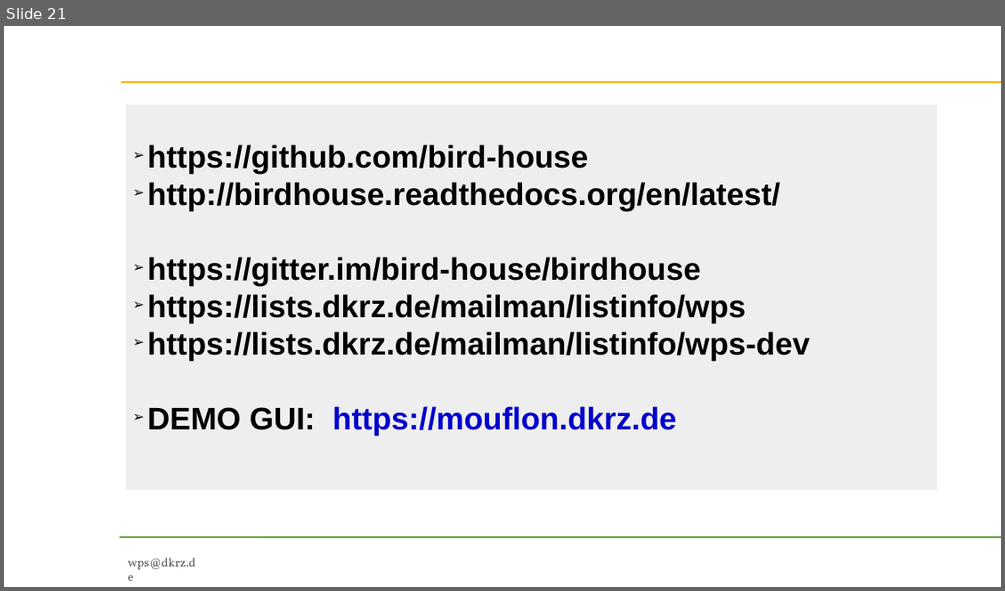
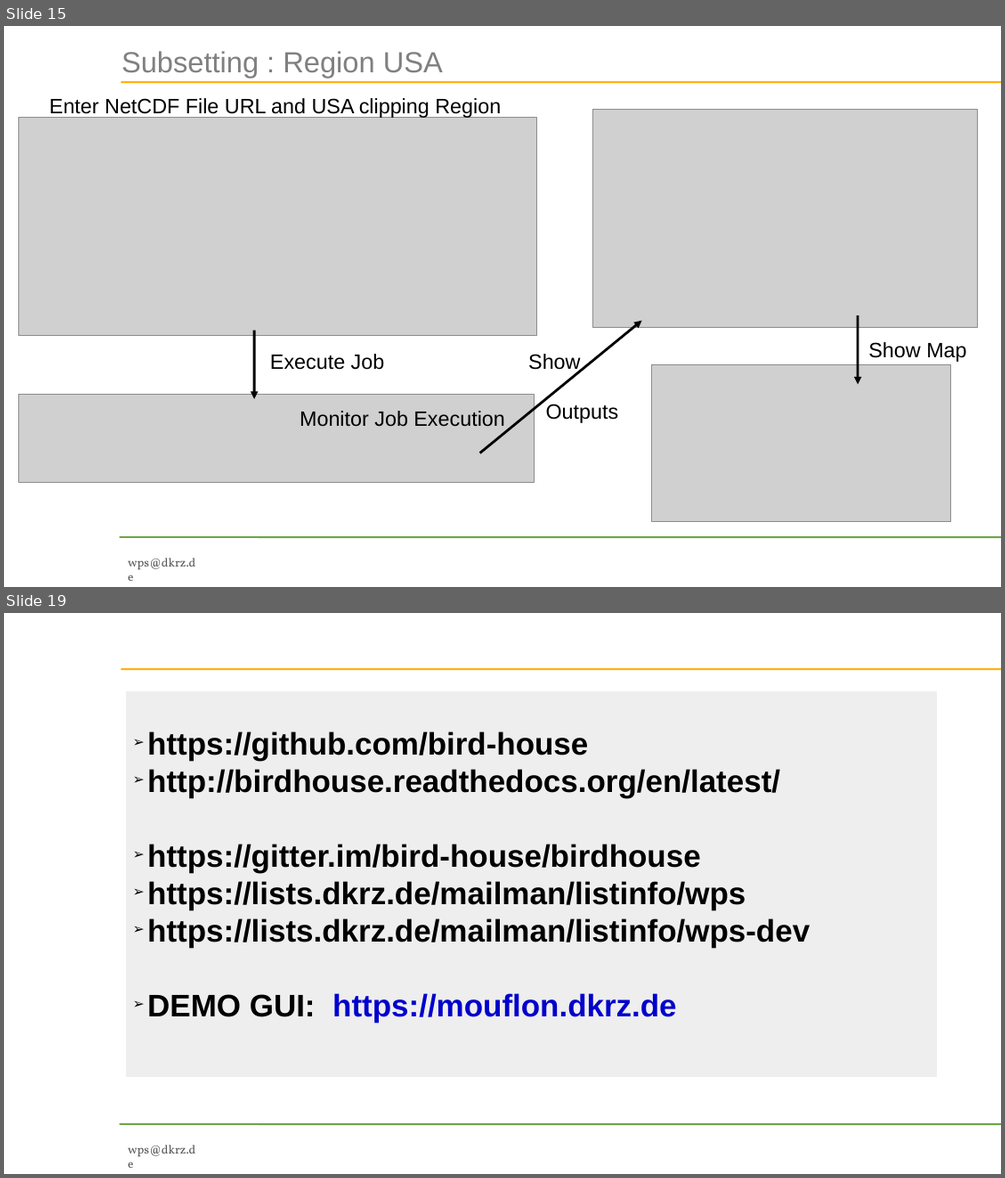
Before and after one commit to bird-house/birdhouse-docs, a slide deck: slides/birdhouse-esgf-f2f-2016/birdhouse-esgf-f2f-2016.odp. Shown one above the other, each under a label of ours: slide 21 before the commit, slides 15 and 19 after it; the slides between them are not shown. The pictures are 1005x591 and 1005x1178 pixels, drawn with LibreOffice and Linux fonts; fonts in the diff are those of the drawing; grey boxes stand for pictures; background and template pictures are left out. Boxes give left, top, right and bottom in pixels: in the first picture for what was removed or moved away, otherwise in the second. Text is boxed around its words. In the diff, an @@ line names an element or a change of style, - is before the commit and + after.

Commit message:
added text to example slides

```diff
--- a/slides/birdhouse-esgf-f2f-2016/birdhouse-esgf-f2f-2016.odp
+++ b/slides/birdhouse-esgf-f2f-2016/birdhouse-esgf-f2f-2016.odp
@@ slide 15 added at [4, 26, 1001, 587], background picture (left out); not listed: 3 template elements that a slide beside it also shows @@
@@ title added at [121, 51, 443, 78], 33.6 pt, text #808080 @@
+Subsetting : Region USA
@@ text added at [49, 98, 501, 118], 24 pt, text #000000 @@
+Enter NetCDF File URL and USA clipping Region
@@ picture added at [19, 117, 536, 335] @@
@@ picture added at [593, 110, 977, 328] @@
@@ arrow added from (858, 316) to (858, 384), #000000 2.89 pt @@
@@ arrow added from (254, 330) to (254, 399), #000000 2.89 pt @@
@@ arrow added from (480, 453) to (642, 320), #000000 2.89 pt @@
@@ text added at [868, 342, 966, 362], 24 pt, text #000000 @@
+Show Map
@@ text added at [270, 354, 385, 370], 24 pt, text #000000 @@
+Execute Job
@@ text added at [528, 354, 619, 423], 24 pt, text #000000 @@
+Show
+Outputs
@@ picture added at [651, 364, 950, 521] @@
@@ picture added at [19, 394, 534, 483] @@
@@ text added at [299, 410, 504, 426], 24 pt, text #000000 @@
+Monitor Job Execution
@@ what was slide 21 is now slide 19 @@
```
Also in this commit, not shown: 6 slides changed, 1 slide removed.
